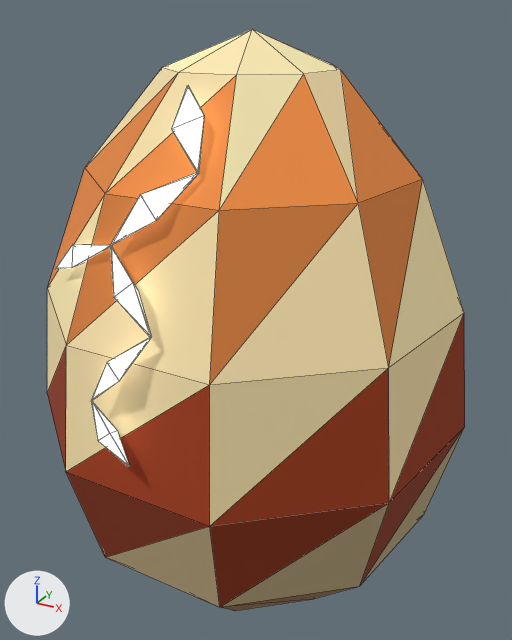
Two versions of the glTF model client/public/assets/models/kaiju_egg.glb, one commit apart.
Camera for both pictures: a 50 mm lens placed at (0.569, -1.023, 1.029), pointed at (0.003, 0.006, 0.514). The lights are fixed; the arrows at lower left show +X, +Y and +Z. The picture after the commit comes second. Mesh edges are drawn as thin lines. Where no turn or scale is listed for an object, it has been applied to the vertices. Vertices at exactly the same position are counted once.

The older version as bpy lines, for what is in view:
```python
me_egg_glow = bpy.data.meshes.new('egg_glow')
me_egg_glow.from_pydata(...)  # 54 vertices, 72 faces; spans x -0.205..0.052, y -0.39..-0.156, z -0.06..0.431
me_egg_glow.materials.append(mat_glow)
me_kaiju_egg = bpy.data.meshes.new('kaiju_egg')
me_kaiju_egg.from_pydata(...)  # 56 vertices, 108 faces; spans x -0.379..0.379, y -0.362..0.385, z 0.0..1.0
me_kaiju_egg.materials.append(mat_vcol)
ob_egg_glow = bpy.data.objects.new('egg_glow', me_egg_glow)
ob_egg_glow.location = (0.0, 0.0, 0.5)
ob_kaiju_egg = bpy.data.objects.new('kaiju_egg', me_kaiju_egg)
ob_kaiju_egg.location = (0.0, 0.0, 0.0)
```
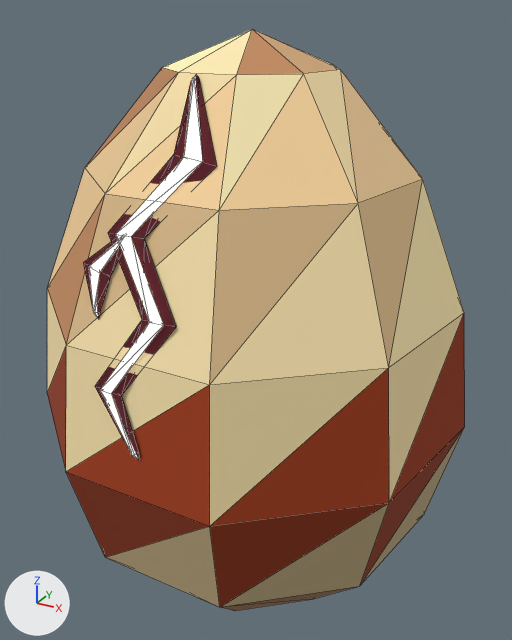
Boxes [x1, y1, x2, y2] around the edits, measured in the pictures (512 x 640 px):
'egg_glow', reshaped (24% narrower)
    before: [55, 85, 204, 467]
    after: [89, 77, 202, 459]
part 1 of me_kaiju_egg, added
    after: [95, 74, 217, 460]
part 2 of me_kaiju_egg, added (red)
    after: [83, 238, 120, 319]
part 3 of me_kaiju_egg, recoloured (orange to beige)
    both: [47, 29, 423, 383]
part 4 of me_egg_glow, deleted
    before: [172, 85, 204, 173]
part 5 of me_egg_glow, deleted
    before: [91, 401, 130, 467]
part 6 of me_egg_glow, deleted
    before: [55, 244, 111, 269]
part 7 of me_egg_glow, deleted
    before: [110, 246, 151, 337]
part 8 of me_egg_glow, deleted
    before: [91, 337, 151, 401]
part 9 of me_egg_glow, reshaped
    before: [111, 172, 199, 246]
    after: [89, 77, 202, 459]

The change in detail:
me_kaiju_egg is used by ob_kaiju_egg; location (0.0, 0.0, 0.0).
me_kaiju_egg had 56 vertices, 108 faces and spanned x -0.379..0.379, y -0.362..0.385, z 0.0..1.0.
me_kaiju_egg now has 87 vertices, 162 faces and spans x -0.379..0.379, y -0.362..0.385, z 0.0..1.0.
me_kaiju_egg part 1: a new loose piece of 20 vertices spanning x -0.076..0.069, y -0.359..-0.134, z 0.435..0.943, in mat_vcol.
Part 2, on me_kaiju_egg:
11 vertices are added at x -0.11..-0.038, y -0.322..-0.275, z 0.626..0.748.
18 new faces join them.
me_kaiju_egg part 3: 31 kept faces spanning x -0.355..0.379, y -0.338..0.36, z 0.37..1.0 get new vertex colours.
me_egg_glow is used by ob_egg_glow; location (0.0, 0.0, 0.5).
me_egg_glow had 54 vertices, 72 faces and spanned x -0.205..0.052, y -0.39..-0.156, z -0.06..0.431.
me_egg_glow now has 31 vertices, 54 faces and spans x -0.095..0.05, y -0.363..-0.139, z -0.061..0.442.
me_egg_glow part 4: the loose piece of 9 vertices spanning x -0.018..0.052, y -0.24..-0.156, z 0.33..0.431 is deleted.
me_egg_glow part 5: the loose piece of 9 vertices spanning x -0.059..0.014, y -0.39..-0.359, z -0.06..0.021 is deleted.
me_egg_glow part 6: the loose piece of 9 vertices spanning x -0.205..-0.058, y -0.301..-0.261, z 0.16..0.231 is deleted.
me_egg_glow part 7: the loose piece of 9 vertices spanning x -0.059..0.037, y -0.343..-0.297, z 0.13..0.231 is deleted.
me_egg_glow part 8: the loose piece of 9 vertices spanning x -0.059..0.037, y -0.372..-0.34, z 0.02..0.131 is deleted.
Part 9, on me_egg_glow:
9 vertices are removed from x -0.059..0.052, y -0.299..-0.238, z 0.23..0.331.
12 faces are deleted.
31 vertices are added at x -0.095..0.05, y -0.363..-0.139, z -0.061..0.442.
54 new faces join them.
